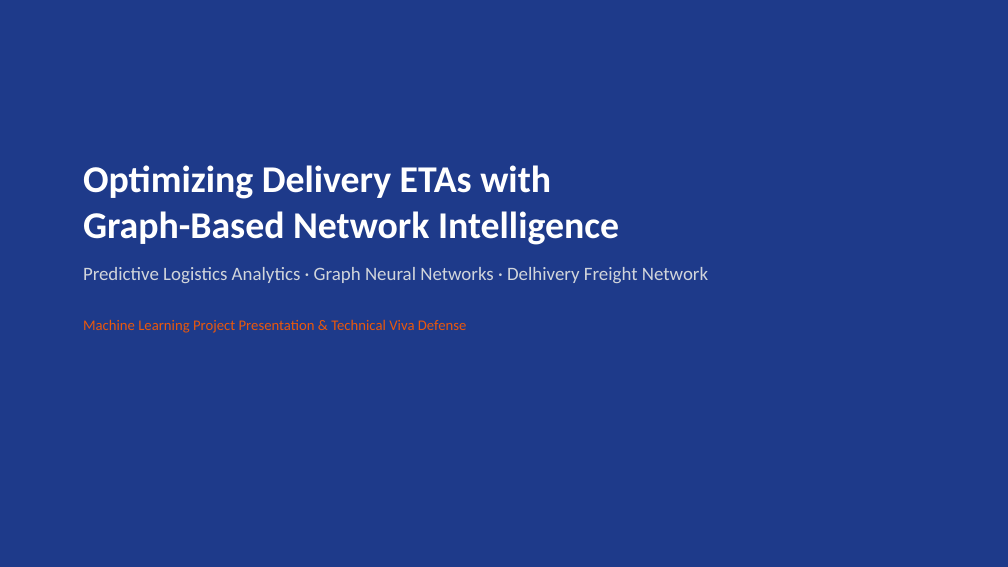
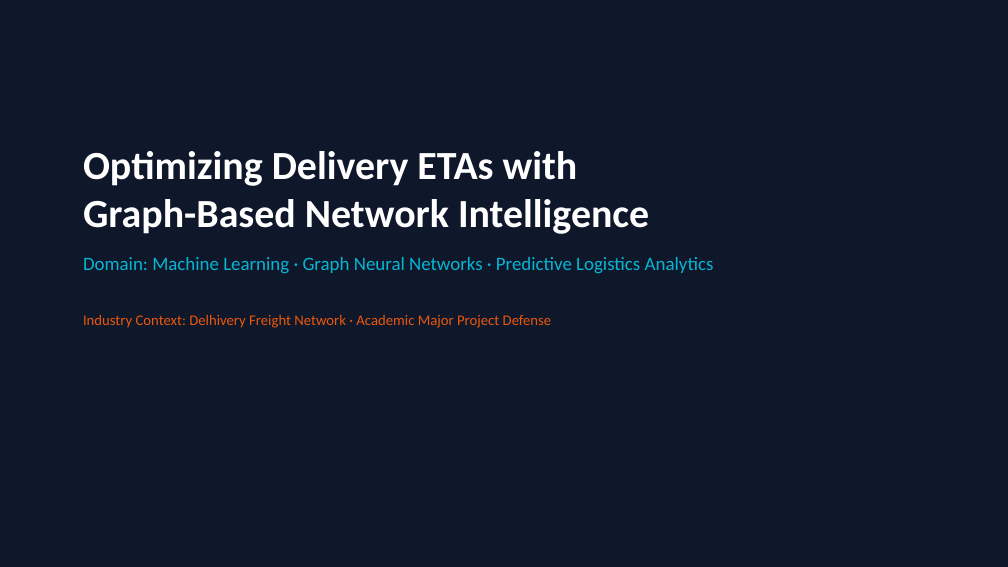
Before and after one commit to jaigoyal0000-dotcom/ML-Project-LOGISTIC-AI-, a slide deck: slide 1 of presentation_slides.pptx. Drawn at 1008x567 pixels with LibreOffice and Linux fonts; fonts in the diff are those of the drawing. Boxes give left, top, right and bottom in pixels: in the first picture for what was removed or moved away, otherwise in the second. Text is boxed around its words. In the diff, an @@ line names an element or a change of style, - is before the commit and + after.

```diff
--- a/presentation_slides.pptx
+++ b/presentation_slides.pptx
@@ rectangle at bbox=[0, 0, 1008, 567]: fill #1E3A8A to #0F172A @@
@@ text "Optimizing Delivery ETAs with Graph-Based ...": place and size @@
-text "Optimizing Delivery ETAs with Graph-Based ..." at bbox=[83, 165, 708, 333]
+text "Optimizing Delivery ETAs with Graph-Based ..." at bbox=[83, 151, 714, 328]
@@ text at bbox=[83, 151, 649, 234]: size 36 to 38 pt in "Optimizing Delivery ETAs with Graph-Based Network Intelligen ..." @@
@@ text at bbox=[83, 257, 714, 328]: text changed; text colour #D1D5DB to #06B6D4 @@
-Predictive Logistics Analytics · Graph Neural Networks · Delhivery Freight Network
-Machine Learning Project Presentation & Technical Viva Defense
+Domain: Machine Learning · Graph Neural Networks · Predictive Logistics Analytics
+Industry Context: Delhivery Freight Network · Academic Major Project Defense
```
Also in this commit, not shown: 3 other slides changed, 12 slides added, 6 slides removed, 1 other file.
